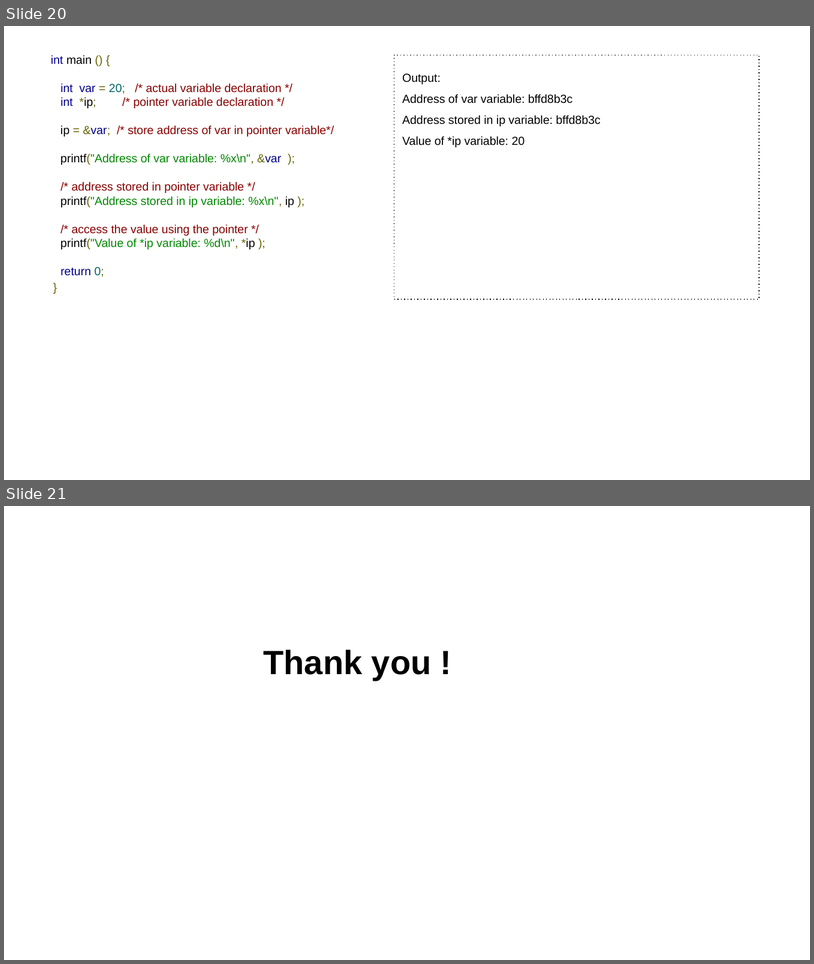
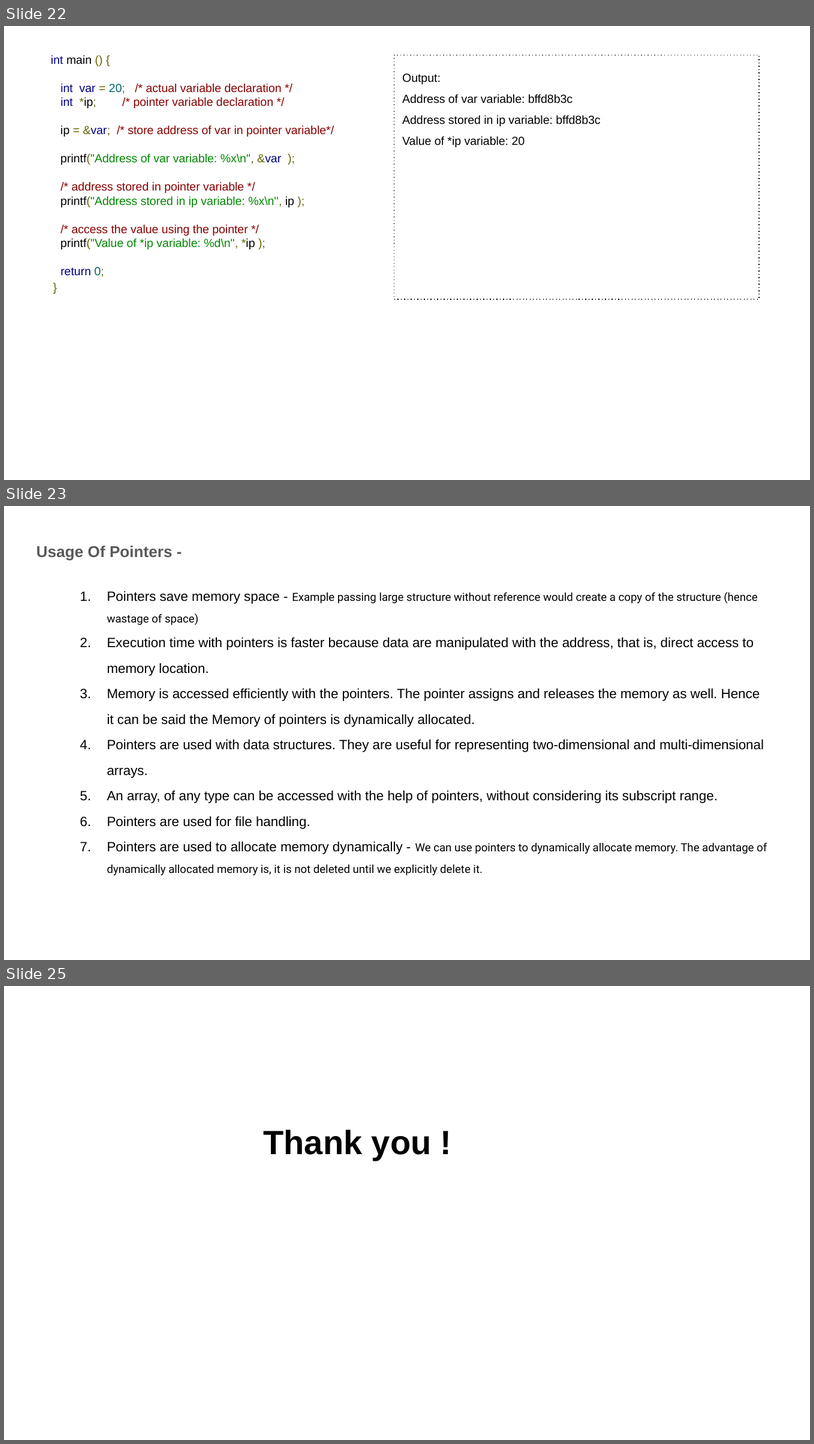
Before and after one commit to ramitgarg/Learnings-for-students, a slide deck: C Laguage/C training-part2.pptx. Shown one above the other, each under a label of ours: slides 20 and 21 before the commit, slides 22, 23 and 25 after it; the slides between them are not shown. The pictures are 814x964 and 814x1444 pixels, drawn with LibreOffice and Linux fonts; fonts in the diff are those of the drawing; background and template pictures are left out. Boxes give left, top, right and bottom in pixels: in the first picture for what was removed or moved away, otherwise in the second. Text is boxed around its words. In the diff, an @@ line names an element or a change of style, - is before the commit and + after.

```diff
--- a/C Laguage/C training-part2.pptx
+++ b/C Laguage/C training-part2.pptx
@@ slide 23 added at [4, 506, 810, 960], background #FFFFFF @@
@@ text added at [36, 546, 767, 875], 12 pt, text #000000 @@
+Usage Of Pointers -
+1. Pointers save memory space - Example passing large structure without reference would create a copy of the structure (hence wastage of space)
+2. Execution time with pointers is faster because data are manipulated with the address, that is, direct access to
+   memory location.
+3. Memory is accessed efficiently with the pointers. The pointer assigns and releases the memory as well. Hence it can be said the Memory of pointers is dynamically allocated.
+4. Pointers are used with data structures. They are useful for representing two-dimensional and multi-dimensional
+   arrays.
+5. An array, of any type can be accessed with the help of pointers, without considering its subscript range.
+6. Pointers are used for file handling.
+7. Pointers are used to allocate memory dynamically - We can use pointers to dynamically allocate memory. The advantage of dynamically allocated memory is, it is not deleted until we explicitly delete it.
@@ what was slide 20 is now slide 22 @@
@@ what was slide 21 is now slide 25 @@
```
Also in this commit, not shown: 3 slides changed, 3 other slides added.
